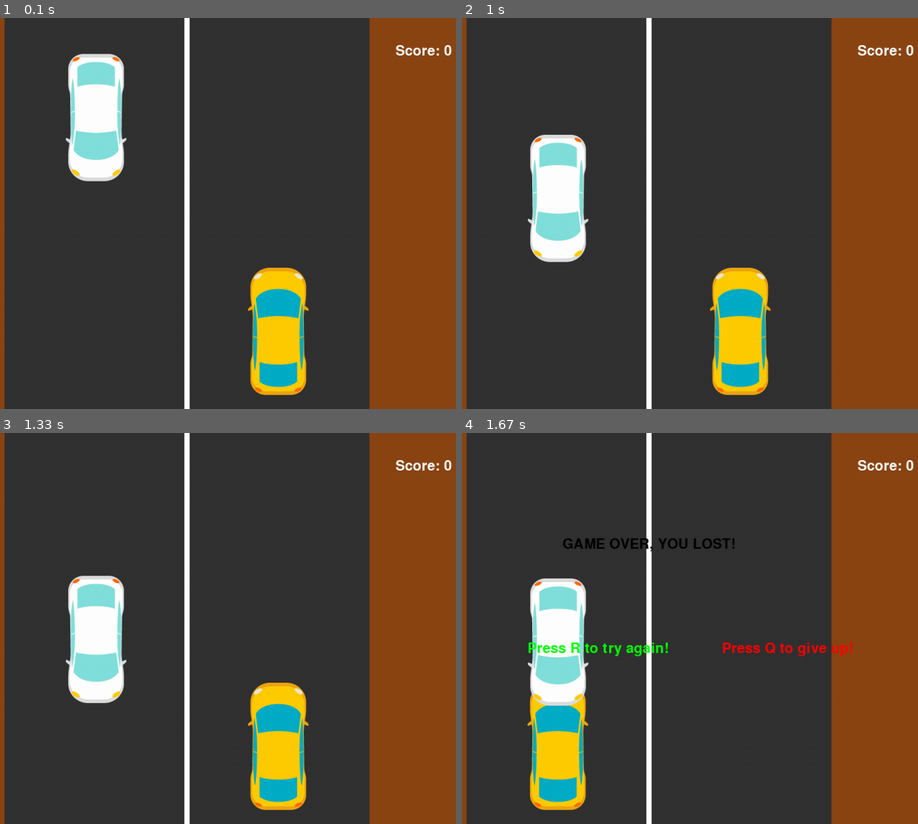
Above: before the commit, frames 1-4 (two rows, left to right).
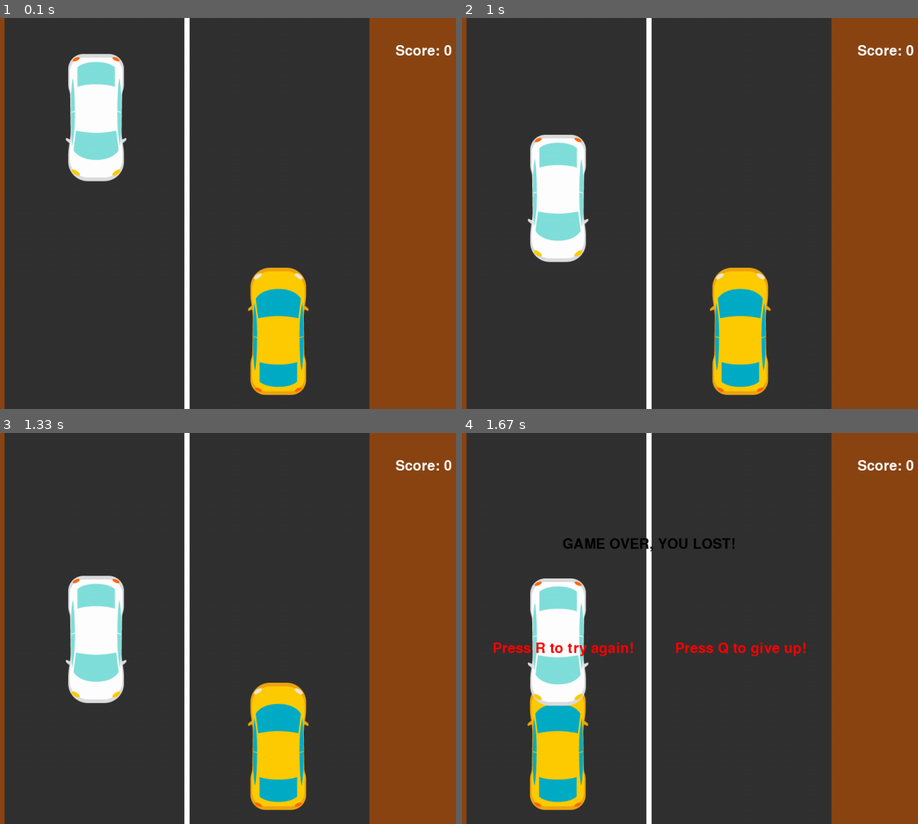
Above: after the commit, the same moments.

Repository: Nanagyamera/Poject
Game: pygame game, started from python_car_game/pygame.car.py
The game is run twice, just before and just after one commit, with the same random seed, the same clock (stepped at 60 frames per second) and the same inputs.
Inputs:
- Up to frame 1 (0.1 s): no input
- Up to frame 2 (1 s): no input
- Up to frame 3 (1.33 s): no input
- Up to frame 4 (1.67 s): hold Left from 1.33 s (still down)

Frames 1-3 are identical in both runs. In frame 4, 1.3% of the frame differs, in the area x 6-86%, y 53-58%.

Commit message:
Update pygame.car.py

Diff:
--- a/python_car_game/pygame.car.py
+++ b/python_car_game/pygame.car.py
@@ -13,7 +13,6 @@
 GREY = (50, 50, 50)
 WHITE = (255, 255, 255)
 RED = (255, 0, 0)
-GREEN = (0, 255, 0)
 BLACK = (0, 0, 0)
 
 # location parameters
@@ -115,13 +114,13 @@
     if game_over:
         # Render game over text and options
         game_over_text = font.render("GAME OVER, YOU LOST!", True, BLACK)
-        restart_text = font.render("Press R to try again!", True, GREEN)
+        restart_text = font.render("Press R to try again!", True, RED)
         give_up_text = font.render("Press Q to give up!", True, RED)
 
         #draw the various text on the screen
         screen.blit(game_over_text, (WIDTH // 2 - game_over_text.get_width() // 2, 200))
-        screen.blit(restart_text, (WIDTH // 2 - 700 // 3, 400))
-        screen.blit(give_up_text, (WIDTH // 2 + 700 // 5, 400))
+        screen.blit(restart_text, (300, 400))
+        screen.blit(give_up_text, (650, 400))
 
         pygame.display.update()
 
